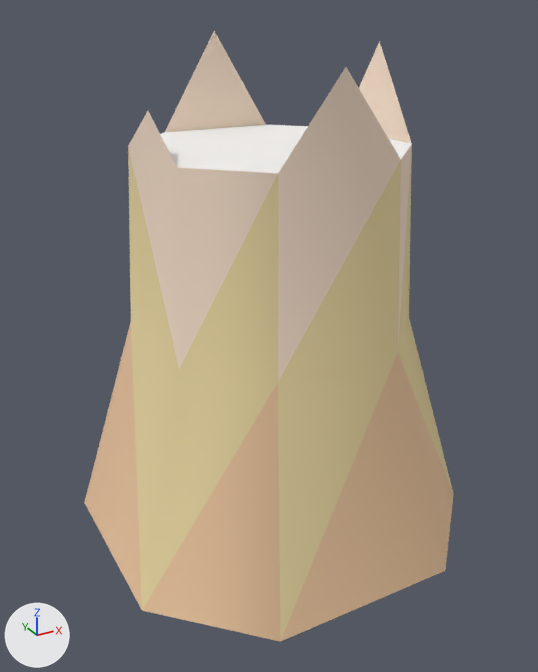
The glTF model example_game/world/props/dead-tree-tall.prop/model.glb as it was, and as the next commit left it.
One viewpoint serves both versions: a camera (50 mm lens) standing at (-0.726, -1.311, 1.066) and looking at (-0.02, -0.028, 0.424). The axes (+X, +Y, +Z) are drawn at lower left. The lights are the same throughout. The older version comes first. Vertices at exactly the same position are counted once.

The first picture shows 'model'.
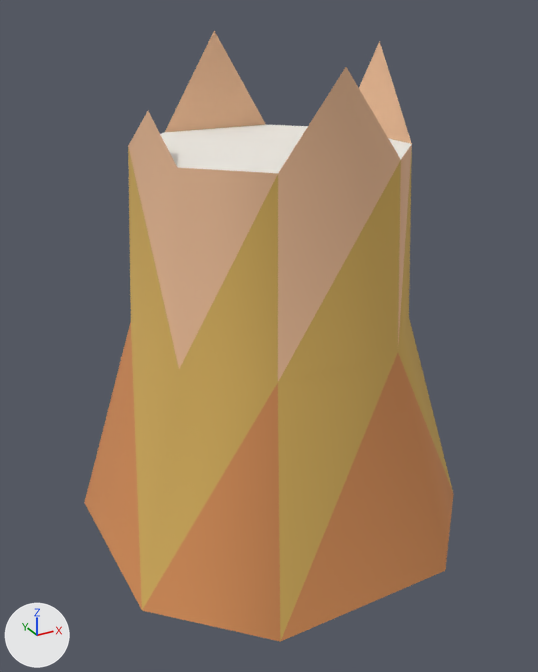
Boxes [x1, y1, x2, y2] around the edits, measured in the pictures (538 x 672 px):
part 1 of me_model, recoloured (beige to orange)
    both: [84, 147, 454, 642]
part 2 of me_model, recoloured
    both: [128, 31, 412, 381]
part 3 of me_model, recoloured
    both: [160, 125, 411, 173]

The edits, one by one:
me_model has 28 vertices, 48 faces and spans x -0.4..0.4, y -0.4..0.4, z -0.02..1.023.
me_model is used by ob_model.
me_model part 1: 30 faces centred in x -0.357..0.357, y -0.357..0.357, z -0.02..0.573 are repainted in the vertex colours; the middle colour goes from beige #eddaa4 to orange #d9b25f.
me_model part 2: 12 faces centred in x -0.257..0.257, y -0.257..0.257, z 0.697..0.888 are repainted in the vertex colours; the middle colour goes from beige #f8e1cc to beige #f0c09a.
me_model part 3: 6 faces centred in x -0.208..0.208, y -0.083..0.083, z 0.82 are repainted in the vertex colours; the middle colour goes from white #f8f6f3 to white #f0ece4.
